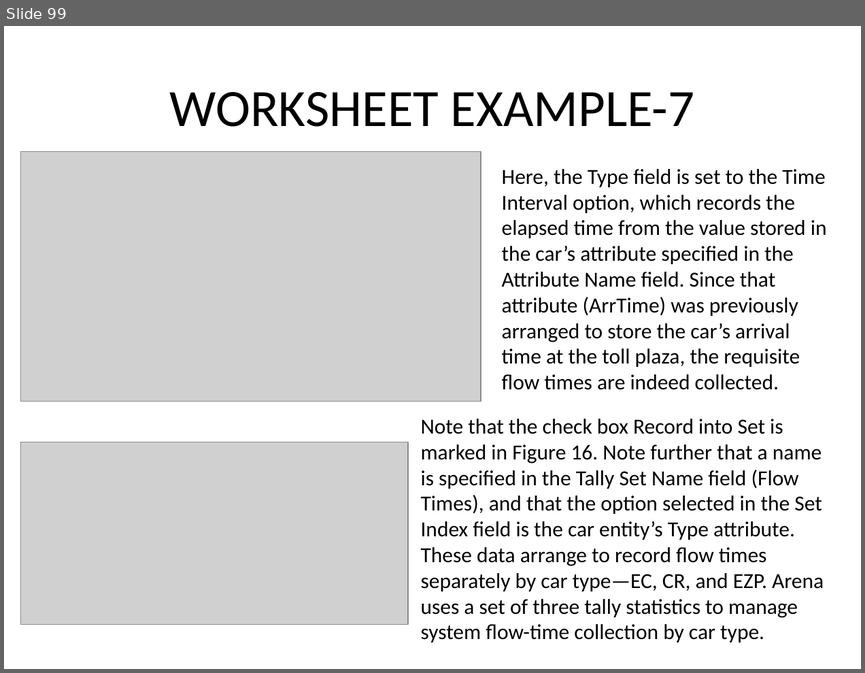
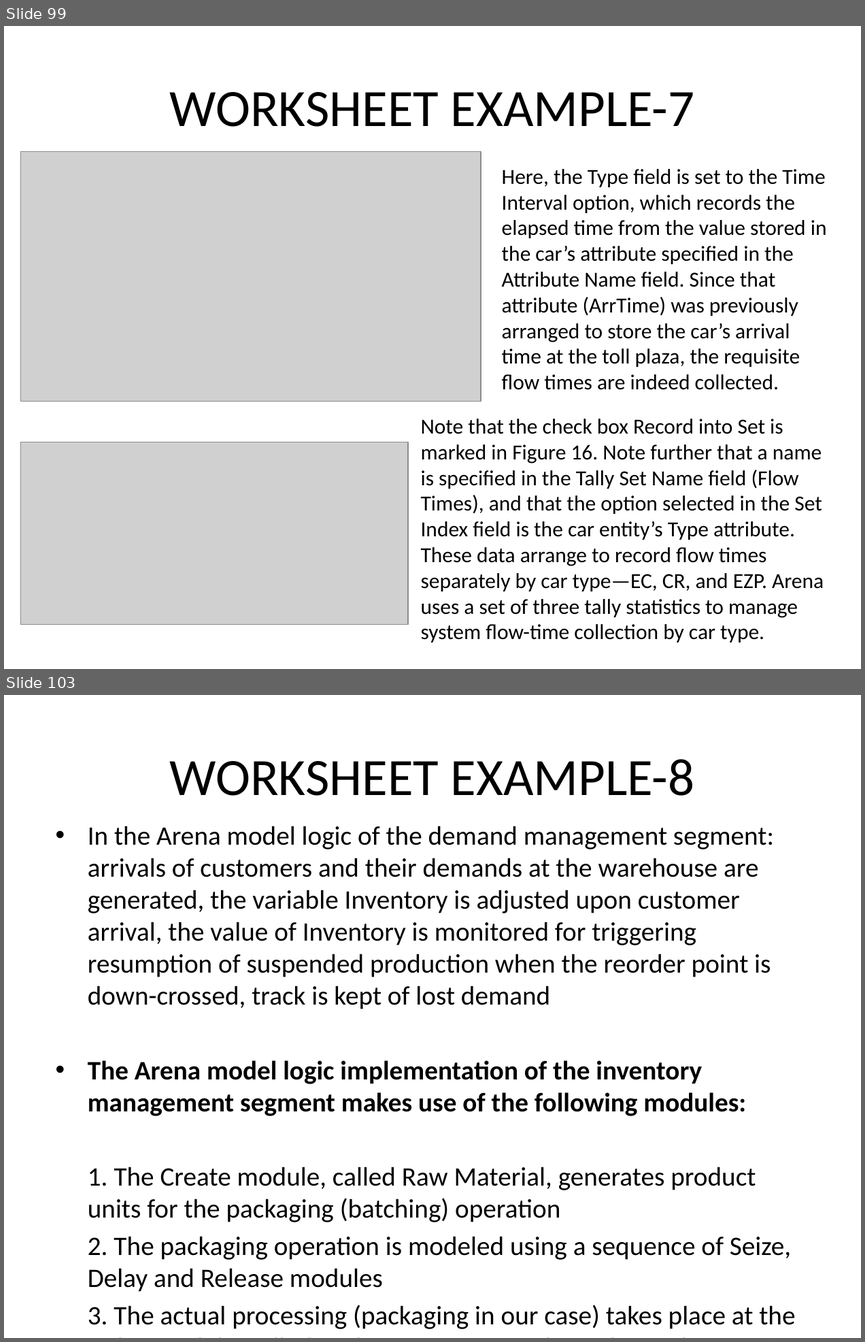
Before and after one commit to maeyler/Simulation, a slide deck: Simulation Works/QUESTIONS.pptx. Shown one above the other, each under a label of ours: slide 99 before the commit, slides 99 and 103 after it; the slides between them are not shown. The pictures are 865x673 and 865x1342 pixels, drawn with LibreOffice and Linux fonts; fonts in the diff are those of the drawing; grey boxes stand for pictures. Boxes give left, top, right and bottom in pixels: in the first picture for what was removed or moved away, otherwise in the second. Text is boxed around its words. In the diff, an @@ line names an element or a change of style, - is before the commit and + after.

```diff
--- a/Simulation Works/QUESTIONS.pptx
+++ b/Simulation Works/QUESTIONS.pptx
@@ slide 103 added at (4, 695, 861, 1338), background #FFFFFF @@
@@ title added at (169, 759, 694, 796), 44 pt, text #000000 @@
+WORKSHEET EXAMPLE-8
@@ text added at (88, 826, 795, 1329), 22.4 pt, text #000000 @@
+• In the Arena model logic of the demand management segment: arrivals of customers and their demands at the warehouse are generated, the variable Inventory is adjusted upon customer arrival, the value of Inventory is monitored for triggering resumption of suspended production when the reorder point is down-crossed, track is kept of lost demand
+• The Arena model logic implementation of the inventory management segment makes use of the following modules:
+1. The Create module, called Raw Material, generates product units for the packaging (batching) operation
+2. The packaging operation is modeled using a sequence of Seize, Delay and Release modules
+3. The actual processing (packaging in our case) takes place at the Delay module, called Packaging Process, where the packaging time of a batch is specified as minutes Unif( )
```
Also in this commit, not shown: 14 other slides added, 2 other files.
